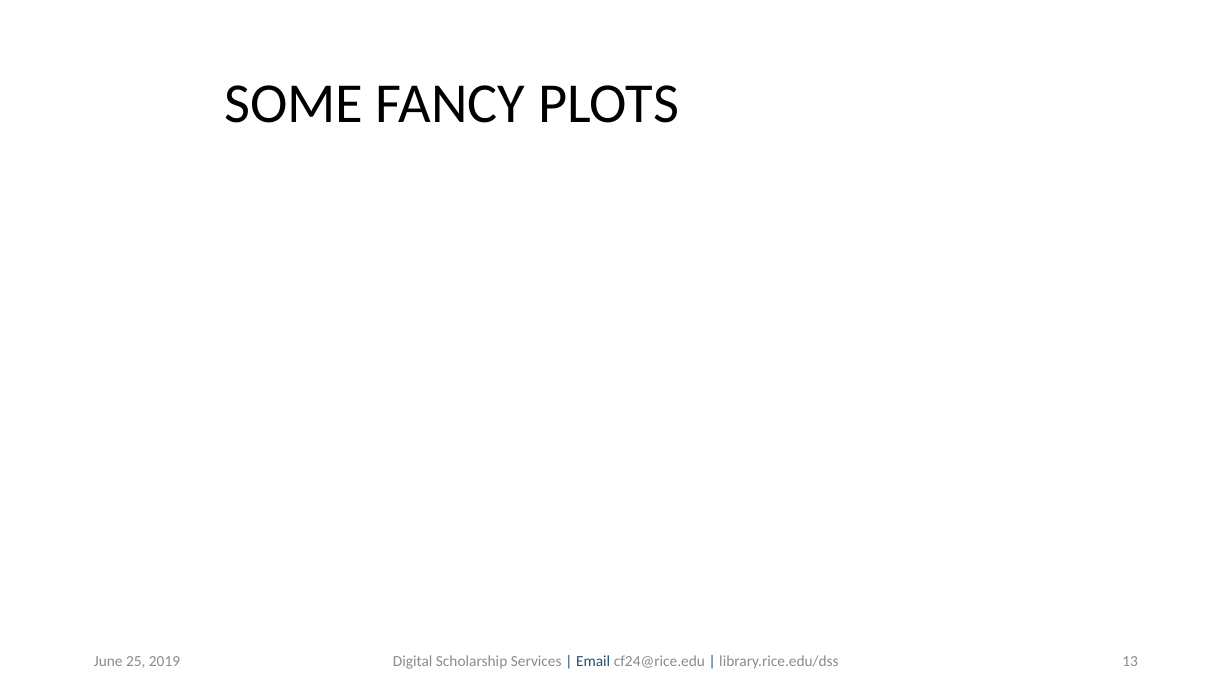
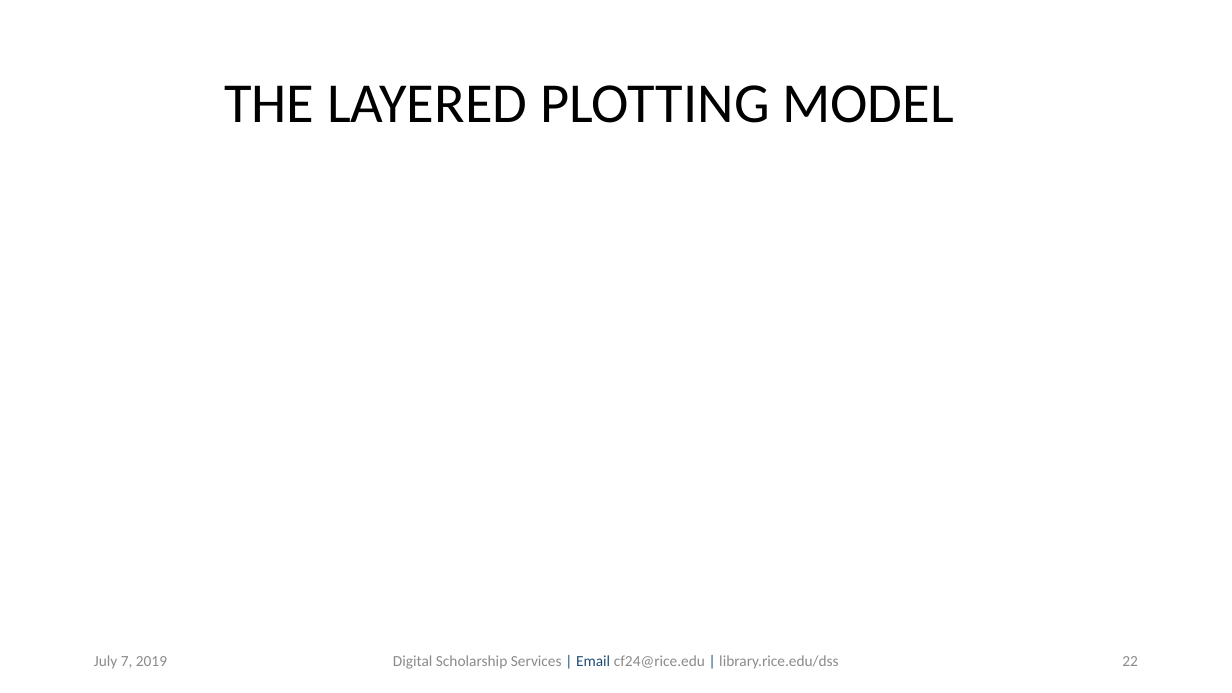
Before and after one commit to bakitybacon/rice-data-and-donuts, a slide deck: slide 22 of Rviz/R Visualization and Data Manipulation.pptx (slide 13 before the commit). Drawn at 1232x693 pixels with LibreOffice and Linux fonts; fonts in the diff are those of the drawing; background and template pictures are left out. Boxes give left, top, right and bottom in pixels: in the first picture for what was removed or moved away, otherwise in the second. Text is boxed around its words. In the diff, an @@ line names an element or a change of style, - is before the commit and + after.

```diff
--- a/Rviz/R Visualization and Data Manipulation.pptx
+++ b/Rviz/R Visualization and Data Manipulation.pptx
@@ title at [224, 85, 954, 123]: text changed @@
-SOME FANCY PLOTS
+THE LAYERED PLOTTING MODEL
@@ text at [94, 655, 167, 669]: text changed @@
-June 25, 2019
+July 7, 2019
@@ page number at [1122, 656, 1138, 666]: text changed @@
-13
+22
```
Also in this commit, not shown: 12 other slides changed, 19 slides added, 2 other files.
